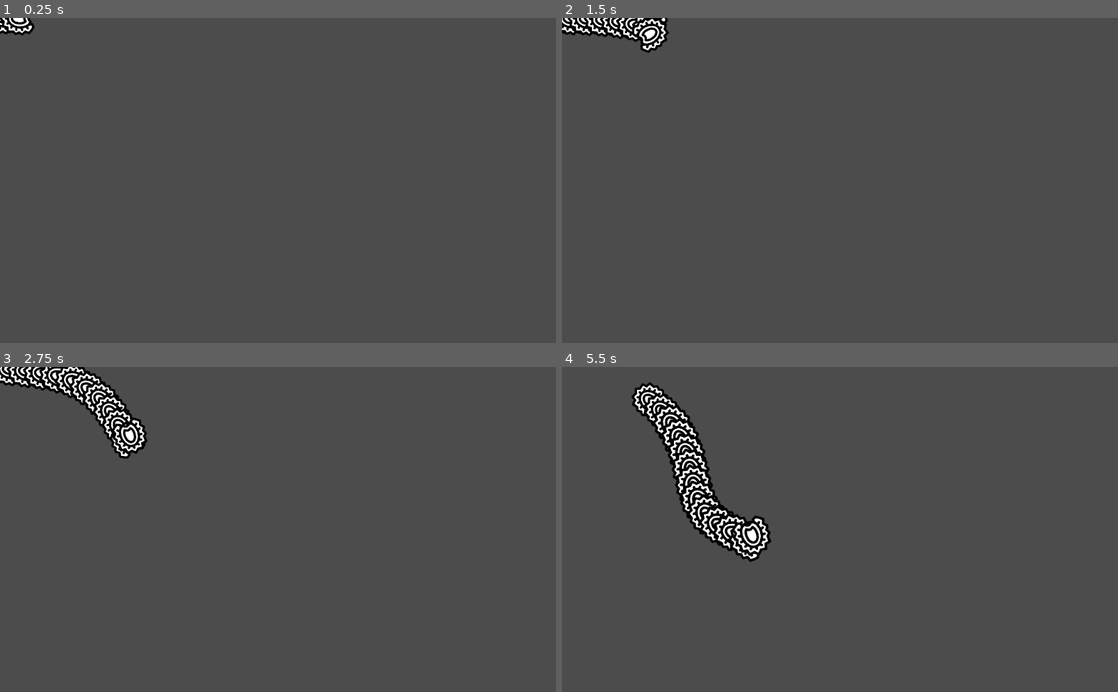
Above: before the commit, frames 1-4 (two rows, left to right).
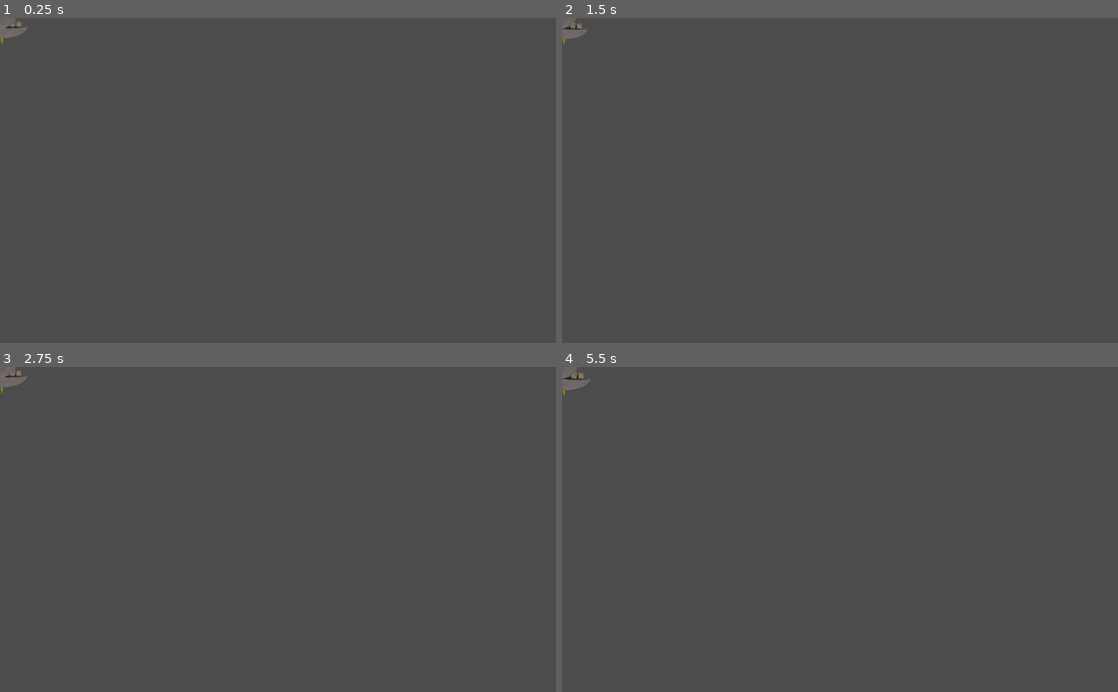
Above: after the commit, the same moments.

Repository: bradley-mcfadden/worms
Game: Godot game, scene res://worm/spawn.tscn
Two runs of this game, one before a commit and one after it. Both use one fixed random seed, a clock stepped at 60 frames per second and the inputs below.
Inputs (mouse positions are in pixels of both pictures, inside the frame that each line leads up to):
- Up to frame 1 (0.25 s): no input
- Up to frame 2 (1.5 s): move the mouse to (962, 164) at 0.52 s; hold Right (ui_right) 0.53-1.28 s; tap Space (add_segment) at 0.6, 1.35 s; move the mouse to (728, 196) at 1.27 s; hold Down (ui_down) from 1.28 s (still down)
- Up to frame 3 (2.75 s): move the mouse to (333, 458) at 2.02 s; release Down (ui_down) at 2.03 s; hold Right (ui_right) from 2.03 s (still down); tap Space (add_segment) at 2.1 s
- Up to frame 4 (5.5 s): move the mouse to (812, 594) at 2.77 s; release Right (ui_right) at 2.78 s; hold = (scale_up) 2.78-3.53 s; tap Space (add_segment) every 0.75 s from 2.85 to 5.1 s; move the mouse to (1006, 578) at 3.52 s; hold Left (ui_left) 3.53-5.03 s; move the mouse to (673, 480) at 4.27 s; move the mouse to (867, 529) at 5.02 s; hold Down (ui_down) from 5.03 s (still down)

The runs differ from the first frame. In frame 1, 0.3% of the frame differs, in the area x 0-7%, y 0-8%; in frame 2, 1.2%; in frame 3, 2.5%; in frame 4, 4.2%, in the area x 0-38%, y 0-61%.

Commit message:
Working lighting demo.

Diff:
--- /dev/null
+++ b/worm – kópia/abilities/Boost.tscn
@@ -0,0 +1,17 @@
+[gd_scene load_steps=2 format=2]
+
+[ext_resource path="res://abilities/boost.gd" type="Script" id=1]
+
+[node name="BoostAbility" type="Node"]
+script = ExtResource( 1 )
+
+[node name="Duration" type="Timer" parent="."]
+wait_time = 2.0
+one_shot = true
+
+[node name="Cooldown" type="Timer" parent="."]
+wait_time = 5.0
+one_shot = true
+
+[connection signal="timeout" from="Duration" to="." method="_on_Duration_timeout"]
+[connection signal="timeout" from="Cooldown" to="." method="_on_Cooldown_timeout"]
--- /dev/null
+++ b/worm – kópia/abilities/DummyAbility.tscn
@@ -0,0 +1,6 @@
+[gd_scene load_steps=2 format=2]
+
+[ext_resource path="res://abilities/ability.gd" type="Script" id=1]
+
+[node name="DummyAbility" type="Node"]
+script = ExtResource( 1 )
--- /dev/null
+++ b/worm – kópia/abilities/ability.gd
@@ -0,0 +1,8 @@
+extends Node
+
+class_name Ability
+
+var parent
+
+func invoke():
+	pass
--- /dev/null
+++ b/worm – kópia/abilities/boost.gd
@@ -0,0 +1,22 @@
+extends Ability
+
+var is_ready = true
+
+export (int) var factor = 2
+
+func invoke():
+	if is_ready:
+		parent.max_speed *= 2
+		parent.acc *= 2
+		is_ready = false
+		$Duration.start()
+
+
+func _on_Duration_timeout():
+	parent.max_speed /= 2
+	parent.acc /= 2
+	$Cooldown.start()
+
+
+func _on_Cooldown_timeout():
+	is_ready = true
--- a/worm – kópia/project.godot
+++ b/worm – kópia/project.godot
@@ -8,59 +8,91 @@
 
 config_version=4
 
-_global_script_classes=[  ]
+_global_script_classes=[ {
+"base": "Node",
+"class": "Ability",
+"language": "GDScript",
+"path": "res://abilities/ability.gd"
+}, {
+"base": "Area2D",
+"class": "Segment",
+"language": "GDScript",
+"path": "res://worm/segment.gd"
+} ]
 _global_script_class_icons={
+"Ability": "",
+"Segment": ""
 }
 
 [application]
 
 config/name="worm"
-run/main_scene="res://worm/spawn.tscn"
+run/main_scene="res://worm/Spawn.tscn"
 config/icon="res://icon.png"
 
 [input]
 
 ui_left={
 "deadzone": 0.5,
-"events": [ Object(InputEventKey,"resource_local_to_scene":false,"resource_name":"","device":0,"alt":false,"shift":false,"control":false,"meta":false,"command":false,"pressed":false,"scancode":16777231,"physical_scancode":0,"unicode":0,"echo":false,"script":null)
+"events": [ Object(InputEventKey,"resource_local_to_scene":false,"resource_name":"","device":0,"alt":false,"shift":false,"control":false,"meta":false,"command":false,"pressed":false,"scancode":16777231,"unicode":0,"echo":false,"script":null)
 , Object(InputEventJoypadButton,"resource_local_to_scene":false,"resource_name":"","device":0,"button_index":14,"pressure":0.0,"pressed":false,"script":null)
-, Object(InputEventKey,"resource_local_to_scene":false,"resource_name":"","device":0,"alt":false,"shift":false,"control":false,"meta":false,"command":false,"pressed":false,"scancode":65,"physical_scancode":0,"unicode":0,"echo":false,"script":null)
+, Object(InputEventKey,"resource_local_to_scene":false,"resource_name":"","device":0,"alt":false,"shift":false,"control":false,"meta":false,"command":false,"pressed":false,"scancode":65,"unicode":0,"echo":false,"script":null)
  ]
 }
 ui_right={
 "deadzone": 0.5,
-"events": [ Object(InputEventKey,"resource_local_to_scene":false,"resource_name":"","device":0,"alt":false,"shift":false,"control":false,"meta":false,"command":false,"pressed":false,"scancode":16777233,"physical_scancode":0,"unicode":0,"echo":false,"script":null)
+"events": [ Object(InputEventKey,"resource_local_to_scene":false,"resource_name":"","device":0,"alt":false,"shift":false,"control":false,"meta":false,"command":false,"pressed":false,"scancode":16777233,"unicode":0,"echo":false,"script":null)
 , Object(InputEventJoypadButton,"resource_local_to_scene":false,"resource_name":"","device":0,"button_index":15,"pressure":0.0,"pressed":false,"script":null)
-, Object(InputEventKey,"resource_local_to_scene":false,"resource_name":"","device":0,"alt":false,"shift":false,"control":false,"meta":false,"command":false,"pressed":false,"scancode":68,"physical_scancode":0,"unicode":0,"echo":false,"script":null)
+, Object(InputEventKey,"resource_local_to_scene":false,"resource_name":"","device":0,"alt":false,"shift":false,"control":false,"meta":false,"command":false,"pressed":false,"scancode":68,"unicode":0,"echo":false,"script":null)
  ]
 }
 ui_up={
 "deadzone": 0.5,
-"events": [ Object(InputEventKey,"resource_local_to_scene":false,"resource_name":"","device":0,"alt":false,"shift":false,"control":false,"meta":false,"command":false,"pressed":false,"scancode":16777232,"physical_scancode":0,"unicode":0,"echo":false,"script":null)
+"events": [ Object(InputEventKey,"resource_local_to_scene":false,"resource_name":"","device":0,"alt":false,"shift":false,"control":false,"meta":false,"command":false,"pressed":false,"scancode":16777232,"unicode":0,"echo":false,"script":null)
 , Object(InputEventJoypadButton,"resource_local_to_scene":false,"resource_name":"","device":0,"button_index":12,"pressure":0.0,"pressed":false,"script":null)
-, Object(InputEventKey,"resource_local_to_scene":false,"resource_name":"","device":0,"alt":false,"shift":false,"control":false,"meta":false,"command":false,"pressed":false,"scancode":87,"physical_scancode":0,"unicode":0,"echo":false,"script":null)
+, Object(InputEventKey,"resource_local_to_scene":false,"resource_name":"","device":0,"alt":false,"shift":false,"control":false,"meta":false,"command":false,"pressed":false,"scancode":87,"unicode":0,"echo":false,"script":null)
  ]
 }
 ui_down={
 "deadzone": 0.5,
-"events": [ Object(InputEventKey,"resource_local_to_scene":false,"resource_name":"","device":0,"alt":false,"shift":false,"control":false,"meta":false,"command":false,"pressed":false,"scancode":16777234,"physical_scancode":0,"unicode":0,"echo":false,"script":null)
+"events": [ Object(InputEventKey,"resource_local_to_scene":false,"resource_name":"","device":0,"alt":false,"shift":false,"control":false,"meta":false,"command":false,"pressed":false,"scancode":16777234,"unicode":0,"echo":false,"script":null)
 , Object(InputEventJoypadButton,"resource_local_to_scene":false,"resource_name":"","device":0,"button_index":13,"pressure":0.0,"pressed":false,"script":null)
-, Object(InputEventKey,"resource_local_to_scene":false,"resource_name":"","device":0,"alt":false,"shift":false,"control":false,"meta":false,"command":false,"pressed":false,"scancode":83,"physical_scancode":0,"unicode":0,"echo":false,"script":null)
+, Object(InputEventKey,"resource_local_to_scene":false,"resource_name":"","device":0,"alt":false,"shift":false,"control":false,"meta":false,"command":false,"pressed":false,"scancode":83,"unicode":0,"echo":false,"script":null)
  ]
 }
 add_segment={
 "deadzone": 0.5,
-"events": [ Object(InputEventKey,"resource_local_to_scene":false,"resource_name":"","device":0,"alt":false,"shift":false,"control":false,"meta":false,"command":false,"pressed":false,"scancode":0,"physical_scancode":32,"unicode":0,"echo":false,"script":null)
+"events": [ Object(InputEventKey,"resource_local_to_scene":false,"resource_name":"","device":0,"alt":false,"shift":false,"control":false,"meta":false,"command":false,"pressed":false,"scancode":32,"unicode":0,"echo":false,"script":null)
  ]
 }
 scale_up={
 "deadzone": 0.5,
-"events": [ Object(InputEventKey,"resource_local_to_scene":false,"resource_name":"","device":0,"alt":false,"shift":false,"control":false,"meta":false,"command":false,"pressed":false,"scancode":0,"physical_scancode":61,"unicode":0,"echo":false,"script":null)
+"events": [ Object(InputEventKey,"resource_local_to_scene":false,"resource_name":"","device":0,"alt":false,"shift":false,"control":false,"meta":false,"command":false,"pressed":false,"scancode":61,"unicode":0,"echo":false,"script":null)
  ]
 }
 scale_down={
 "deadzone": 0.5,
-"events": [ Object(InputEventKey,"resource_local_to_scene":false,"resource_name":"","device":0,"alt":false,"shift":false,"control":false,"meta":false,"command":false,"pressed":false,"scancode":0,"physical_scancode":45,"unicode":0,"echo":false,"script":null)
+"events": [ Object(InputEventKey,"resource_local_to_scene":false,"resource_name":"","device":0,"alt":false,"shift":false,"control":false,"meta":false,"command":false,"pressed":false,"scancode":45,"unicode":0,"echo":false,"script":null)
+ ]
+}
+ability1={
+"deadzone": 0.5,
+"events": [ Object(InputEventKey,"resource_local_to_scene":false,"resource_name":"","device":0,"alt":false,"shift":false,"control":false,"meta":false,"command":false,"pressed":false,"scancode":49,"unicode":0,"echo":false,"script":null)
+ ]
+}
+ability2={
+"deadzone": 0.5,
+"events": [ Object(InputEventKey,"resource_local_to_scene":false,"resource_name":"","device":0,"alt":false,"shift":false,"control":false,"meta":false,"command":false,"pressed":false,"scancode":50,"unicode":0,"echo":false,"script":null)
+ ]
+}
+ability3={
+"deadzone": 0.5,
+"events": [ Object(InputEventKey,"resource_local_to_scene":false,"resource_name":"","device":0,"alt":false,"shift":false,"control":false,"meta":false,"command":false,"pressed":false,"scancode":51,"unicode":0,"echo":false,"script":null)
+ ]
+}
+ability4={
+"deadzone": 0.5,
+"events": [ Object(InputEventKey,"resource_local_to_scene":false,"resource_name":"","device":0,"alt":false,"shift":false,"control":false,"meta":false,"command":false,"pressed":false,"scancode":52,"unicode":0,"echo":false,"script":null)
  ]
 }
 
--- /dev/null
+++ b/worm – kópia/worm/Head.gd
@@ -0,0 +1,13 @@
+extends "res://worm/segment.gd"
+
+var anim_player:AnimationPlayer
+
+const IDLE = "idle"
+const MOUTH_CHOMP = "mouth_chomp"
+const MOUTH_OPEN_WIDE = "mouth_open_wide"
+const CHOMP_TO_IDLE = "chomp_to_idle"
+
+# Called when the node enters the scene tree for the first time.
+func _ready():
+	anim_player = $AnimationPlayer
+	anim_player.play(IDLE)
--- /dev/null
+++ b/worm – kópia/worm/Head.tscn
@@ -0,0 +1,99 @@
+[gd_scene load_steps=10 format=2]
+
+[ext_resource path="res://worm/Head.gd" type="Script" id=1]
+[ext_resource path="res://img/worm/ss.png" type="Texture" id=2]
+[ext_resource path="res://img/worm/ss_n.png" type="Texture" id=3]
+[ext_resource path="res://worm/worm.tres" type="Material" id=4]
+
+[sub_resource type="CircleShape2D" id=1]
+
+[sub_resource type="Animation" id=2]
+resource_name = "chomp_to_idle"
+length = 0.333333
+step = 0.0416667
+tracks/0/type = "value"
+tracks/0/path = NodePath("image:frame")
+tracks/0/interp = 1
+tracks/0/loop_wrap = true
+tracks/0/imported = false
+tracks/0/enabled = true
+tracks/0/keys = {
+"times": PoolRealArray( 0, 0.0416667, 0.0833333, 0.125, 0.166667, 0.208333, 0.25, 0.291667 ),
+"transitions": PoolRealArray( 1, 1, 1, 1, 1, 1, 1, 1 ),
+"update": 1,
+"values": [ 0, 1, 2, 3, 4, 5, 6, 7 ]
+}
+
+[sub_resource type="Animation" id=3]
+resource_name = "idle"
+loop = true
+step = 0.0416667
+tracks/0/type = "value"
+tracks/0/path = NodePath("image:frame")
+tracks/0/interp = 1
+tracks/0/loop_wrap = true
+tracks/0/imported = false
+tracks/0/enabled = true
+tracks/0/keys = {
+"times": PoolRealArray( 0, 0.0416667, 0.0833333, 0.125, 0.166667, 0.208333, 0.25, 0.291667, 0.333333, 0.375, 0.416667, 0.458333, 0.5, 0.541667, 0.583333, 0.625, 0.666667, 0.708333, 0.75, 0.791667, 0.833333, 0.875, 0.916667, 0.958333 ),
+"transitions": PoolRealArray( 1, 1, 1, 1, 1, 1, 1, 1, 1, 1, 1, 1, 1, 1, 1, 1, 1, 1, 1, 1, 1, 1, 1, 1 ),
+"update": 1,
+"values": [ 8, 9, 10, 11, 12, 13, 14, 15, 16, 17, 18, 19, 20, 21, 22, 23, 24, 25, 26, 27, 28, 29, 30, 31 ]
+}
+
+[sub_resource type="Animation" id=4]
+resource_name = "mouth_chomp"
+length = 0.833333
+step = 0.0416667
+tracks/0/type = "value"
+tracks/0/path = NodePath("image:frame")
+tracks/0/interp = 1
+tracks/0/loop_wrap = true
+tracks/0/imported = false
+tracks/0/enabled = true
+tracks/0/keys = {
+"times": PoolRealArray( 0, 0.0416667, 0.0833333, 0.125, 0.166667, 0.208333, 0.25, 0.291667, 0.333333, 0.375, 0.416667, 0.458333, 0.5, 0.541667, 0.583333, 0.625, 0.666667, 0.708333, 0.75, 0.791667 ),
+"transitions": PoolRealArray( 1, 1, 1, 1, 1, 1, 1, 1, 1, 1, 1, 1, 1, 1, 1, 1, 1, 1, 1, 1 ),
+"update": 1,
+"values": [ 32, 33, 34, 35, 36, 37, 38, 39, 40, 41, 42, 43, 44, 45, 46, 47, 48, 49, 50, 50 ]
+}
+
+[sub_resource type="Animation" id=5]
+resource_name = "mouth_open_wide"
+length = 0.833333
+step = 0.0416667
+tracks/0/type = "value"
+tracks/0/path = NodePath("image:frame")
+tracks/0/interp = 1
+tracks/0/loop_wrap = true
+tracks/0/imported = false
+tracks/0/enabled = true
+tracks/0/keys = {
+"times": PoolRealArray( 0, 0.0416667, 0.0833333, 0.125, 0.166667, 0.208333, 0.25, 0.291667, 0.333333, 0.375, 0.416667, 0.458333, 0.5, 0.541667, 0.583333, 0.625, 0.666667, 0.708333, 0.75, 0.791667 ),
+"transitions": PoolRealArray( 1, 1, 1, 1, 1, 1, 1, 1, 1, 1, 1, 1, 1, 1, 1, 1, 1, 1, 1, 1 ),
+"update": 1,
+"values": [ 52, 53, 54, 55, 56, 57, 58, 59, 60, 61, 62, 63, 64, 65, 66, 67, 68, 69, 70, 71 ]
+}
+
+[node name="Head" type="Area2D"]
+material = ExtResource( 4 )
+script = ExtResource( 1 )
+
+[node name="colision" type="CollisionShape2D" parent="."]
+shape = SubResource( 1 )
+
+[node name="image" type="Sprite" parent="."]
+material = ExtResource( 4 )
+rotation = 3.14159
+texture = ExtResource( 2 )
+normal_map = ExtResource( 3 )
+flip_h = true
+hframes = 9
+vframes = 9
+frame = 26
+
+[node name="AnimationPlayer" type="AnimationPlayer" parent="."]
+anims/chomp_to_idle = SubResource( 2 )
+anims/idle = SubResource( 3 )
+anims/mouth_chomp = SubResource( 4 )
+anims/mouth_open_wide = SubResource( 5 )
--- /dev/null
+++ b/worm – kópia/worm/Light2D.gd
@@ -0,0 +1,10 @@
+extends Light2D
+
+
+# Declare member variables here. Examples:
+# var a = 2
+# var b = "text"
+
+
+func _process(_delta):
+	position = get_global_mouse_position()
--- /dev/null
+++ b/worm – kópia/worm/LightTest.tscn
@@ -0,0 +1,42 @@
+[gd_scene load_steps=4 format=2]
+
+[ext_resource path="res://img/spot.png" type="Texture" id=1]
+[ext_resource path="res://img/light.png" type="Texture" id=2]
+[ext_resource path="res://worm/Spawn.tscn" type="PackedScene" id=3]
+
+[node name="Node" type="Node"]
+
+[node name="spawn" parent="." instance=ExtResource( 3 )]
+
+[node name="Light2D" type="Light2D" parent="."]
+position = Vector2( 506, 338 )
+texture = ExtResource( 2 )
+color = Color( 0.34902, 0.286275, 0, 1 )
+mode = 2
+range_layer_max = 200
+
+[node name="Sprite" type="Sprite" parent="Light2D"]
+texture = ExtResource( 1 )
+
+[node name="CanvasModulate" type="CanvasModulate" parent="."]
+color = Color( 0.588235, 0.588235, 0.588235, 1 )
+
+[node name="Light2D3" type="Light2D" parent="."]
+position = Vector2( 752, 96 )
+texture = ExtResource( 2 )
+color = Color( 0.337255, 0.00392157, 0.447059, 1 )
+range_height = 20.0
+range_layer_max = 200
+
+[node name="Sprite" type="Sprite" parent="Light2D3"]
+texture = ExtResource( 1 )
+
+[node name="Light2D2" type="Light2D" parent="."]
+position = Vector2( 100, 121 )
+texture = ExtResource( 2 )
+color = Color( 0.380392, 0, 0, 1 )
+mode = 2
+range_layer_max = 200
+
+[node name="Sprite" type="Sprite" parent="Light2D2"]
+texture = ExtResource( 1 )
--- /dev/null
+++ b/worm – kópia/worm/Tail.tscn
@@ -0,0 +1,23 @@
+[gd_scene load_steps=5 format=2]
+
+[ext_resource path="res://img/worm/tail.png" type="Texture" id=1]
+[ext_resource path="res://img/worm/tail_n.png" type="Texture" id=2]
+[ext_resource path="res://worm/segment.gd" type="Script" id=3]
+[ext_resource path="res://worm/worm.tres" type="Material" id=4]
+
+[node name="Tail" type="Area2D"]
+script = ExtResource( 3 )
+
+[node name="colision" type="CollisionPolygon2D" parent="."]
+position = Vector2( 0, 1 )
+build_mode = 1
+polygon = PoolVector2Array( 21, -18, 4, -37, -17, -45, -84, -31, -102, -19, -102, 16, -83, 29, -17, 43, 6, 35, 24, 10 )
+
+[node name="image" type="Sprite" parent="."]
+material = ExtResource( 4 )
+position = Vector2( -50, 5.96046e-08 )
+rotation = 3.14159
+scale = Vector2( 0.7, 0.7 )
+texture = ExtResource( 1 )
+normal_map = ExtResource( 2 )
+flip_h = true
--- a/worm – kópia/worm/segment.gd
+++ b/worm – kópia/worm/segment.gd
@@ -1,4 +1,7 @@
 extends Area2D
+
+class_name Segment
+
 # Yes i changed it to Area2D because kinematic isnt nessesery.
 var j1
 var j2
@@ -8,14 +11,13 @@
 func add_camera(cam):
 	add_child(cam)
 
-func move(vel, oscvel, tdelta):
+func move(vel, oscvel):
 	var rot=(j1-j2).angle()
 
 	position=j1+(j2-j1)/2
 	rotation=rot
 
 	var osc_offset = oscvel * int(sin(theta) * vel.length())
-	var osc_offset0 = oscvel * int(sin(theta-tdelta) * sqrt(vel.length()))
 	j1 += vel.rotated(rot)
 	j2 += Vector2(vel.x+base-sqrt(base*base-vel.y*vel.y), 0).rotated(rot)
 
--- a/worm – kópia/worm/segment.tscn
+++ b/worm – kópia/worm/segment.tscn
@@ -1,10 +1,13 @@
-[gd_scene load_steps=4 format=2]
+[gd_scene load_steps=6 format=2]
 
 [ext_resource path="res://worm/segment.gd" type="Script" id=1]
-[ext_resource path="res://worm/vorm_part0004.png" type="Texture" id=2]
+[ext_resource path="res://img/worm/segment.png" type="Texture" id=2]
+[ext_resource path="res://img/worm/segment_n.png" type="Texture" id=3]
+[ext_resource path="res://worm/worm.tres" type="Material" id=4]
 
-[sub_resource type="CircleShape2D" id=1]
-radius = 62.3965
+[sub_resource type="CapsuleShape2D" id=1]
+radius = 35.0
+height = 46.0
 
 [node name="segment" type="Area2D"]
 collision_layer = 31
@@ -15,6 +18,9 @@
 shape = SubResource( 1 )
 
 [node name="image" type="Sprite" parent="."]
+material = ExtResource( 4 )
 rotation = 3.14159
 scale = Vector2( 0.7, 0.7 )
 texture = ExtResource( 2 )
+normal_map = ExtResource( 3 )
+flip_h = true
--- a/worm – kópia/worm/spawn.gd
+++ b/worm – kópia/worm/spawn.gd
@@ -1,83 +1,139 @@
 extends Position2D
-var body=[]
-var rot=0
-var heading=0
-var vel=Vector2()
+
+const MAX_SPEED = 400
+const ACC = 20
+
+var body = []
+var rot = 0
+var heading = 0
+var vel = Vector2()
 #base is deafult distance betveen joints.
-var base=60
-var j1=Vector2()
+var base = 40
+var j1 = Vector2()
 var counter = 0
+var head
+var tail
 
 # fill this with camera2D node
 export (PackedScene) var camera
 export (PackedScene) var Segment
+export (PackedScene) var Head
+export (PackedScene) var Tail
 export (int) var segment_number
 export (int) var offset
 export (float) var tdelta
+export (int) var max_speed = MAX_SPEED
+export (int) var acc = ACC
+export (float) var speed_decay = 0.95
+
 
 func _ready():
 #this loop will set segments properties.Ewiy segment can have diferent base,scale...
 	for i in range(segment_number):
-		var segment=Segment.instance()
+		var segment
+		if i == 0:
+			segment = Head.instance()
+			head = segment
+		elif i == segment_number - 1:
+			segment = Tail.instance()
+			tail = segment
+		else:
+			segment = Segment.instance()
 		add_child(segment)
-		segment.base=base
-		segment.j1=j1
-		j1=Vector2(j1.x-base, 0)
-		segment.j2=j1
+		segment.base = base
+		segment.j1 = j1
+		j1=Vector2(j1.x - base, 0)
+		segment.j2 = j1
 		body.append(segment)
 #	this revers order of segments in three
 	for i in body:
-		move_child(i,0)
+		move_child(i, 0)
 	if camera:
 #		you can also manipulate with segments this wey
 		body[0].add_camera(camera.instance())
+
+	for ability in $AbilitiesContainer.get_children():
+		ability.parent = self
+
 
 func _draw():
 	for segment in body:
 		draw_line(segment.j1, segment.j2, Color.red)
 
-func _process(delta):
+
+func _process(_delta):
 	update()
+
 
 #Do not touch this function.
 func _physics_process(delta):
-	control(delta)
-	if vel.length()>0:
-		var vel_=vel.rotated(heading)*delta
+	_control(delta)
+	if vel.length() > 0 :
+		var vel_ = vel.rotated(heading)*delta
 		var ivel = Vector2(vel.y, vel.x).normalized()
 
 		var i = counter
 		for segment in body :
-			vel_=Vector2(vel_.length(),0).rotated((segment.j1-segment.j2).angle_to(vel_))
+			vel_ = Vector2(vel_.length(), 0).rotated(
+					(segment.j1 - segment.j2).angle_to(vel_))
 			segment.theta = i
 			segment.move(vel_, ivel, tdelta)
-			vel_=Vector2(segment.base+vel_.x-sqrt(segment.base*segment.base-vel_.y*vel_.y),0).rotated(segment.rotation)
+			vel_ = Vector2(
+					segment.base + vel_.x - sqrt(
+						segment.base * segment.base - vel_.y * vel_.y), 0
+						).rotated(segment.rotation)
 			i += tdelta
 
 		counter += 0.2
 
-func control(delta):
+
+func _control(delta):
 #	This is just example just make sure you dont alaut beckvard movement.
-	vel = Vector2(400, 0)
+	if Input.is_action_pressed("ui_up"):
+		vel.x += acc
+		vel.x = vel.x if vel.x <= max_speed else vel.x * speed_decay
+	else:
+		vel *= speed_decay
 	if Input.is_action_pressed("ui_left"):
-		heading-=PI*delta*3
+		heading -= PI * delta * 3
 	elif Input.is_action_pressed("ui_right"):
-		heading+=PI*delta*3
-	elif Input.is_action_just_pressed("add_segment"):
+		heading += PI * delta * 3
+	if Input.is_action_just_pressed("add_segment"):
 		add_segment()
 		# split()
-	elif Input.is_action_just_pressed("scale_up"):
+	if Input.is_action_just_pressed("scale_up"):
 		scale(1.1)
+	for i in range(0, 4):
+		if Input.is_action_pressed("ability" + str(i + 1)):
+			$AbilitiesContainer.get_child(i).invoke()
 
 func add_segment():
+	# var last = body.back()
+	var last2 = body[body.size()-2]
+	# var new_tail = Tail.instance()
+	# new_tail.base = base
+	# new_tail.j1 = last.j2
+	# new_tail.j2 = new_tail.j1 + last.j2 - last.j1
+	var new_seg = Segment.instance()
+	new_seg.base = base
+	new_seg.j1 = last2.j2
+	new_seg.j2 = new_seg.j1 + last2.j2 - last2.j1
+	#last.free()
+	body.pop_back().free()
+	body.append(new_seg)
+	add_child(new_seg)
+	move_child(new_seg, 0)
+
 	var last = body.back()
-	var segment = Segment.instance()
-	segment.base = base
-	segment.j1 = last.j2
-	segment.j2 = segment.j1 + last.j2 - last.j1
-	body.append(segment)
-	add_child(segment)
-	move_child(segment, 0)
+	var new_tail = Tail.instance()
+	new_tail.base = base
+	new_tail.j1 = last.j2
+	new_tail.j2 = new_tail.j1 + last.j2 - last.j1
+	# last.free()
+	body.append(new_tail)
+	add_child(new_tail)
+	move_child(new_tail, 0)
+
 
 func scale(factor):
 	var j2 = null
@@ -98,3 +154,12 @@
 		destroyed_parts.append(body.pop_back())
 
 	return destroyed_parts
+
+func apply_boost_speed():
+	max_speed = max_speed * 2
+	acc = acc * 2
+	$BoostTimer.start()
+
+func reset_boost_speed():
+	max_speed *= 0.5
+	acc *= 0.5
--- a/worm – kópia/worm/spawn.tscn
+++ b/worm – kópia/worm/spawn.tscn
@@ -1,15 +1,28 @@
-[gd_scene load_steps=3 format=2]
+[gd_scene load_steps=7 format=2]
 
-[ext_resource path="res://worm/spawn.gd" type="Script" id=1]
-[ext_resource path="res://worm/segment.tscn" type="PackedScene" id=3]
+[ext_resource path="res://abilities/DummyAbility.tscn" type="PackedScene" id=1]
+[ext_resource path="res://worm/Segment.tscn" type="PackedScene" id=2]
+[ext_resource path="res://abilities/Boost.tscn" type="PackedScene" id=3]
+[ext_resource path="res://worm/spawn.gd" type="Script" id=4]
+[ext_resource path="res://worm/Head.tscn" type="PackedScene" id=5]
+[ext_resource path="res://worm/Tail.tscn" type="PackedScene" id=6]
 
 [node name="spawn" type="Position2D"]
 scale = Vector2( 0.5, 0.5 )
-script = ExtResource( 1 )
-__meta__ = {
-"_edit_group_": true
-}
-Segment = ExtResource( 3 )
-segment_number = 10
+script = ExtResource( 4 )
+Segment = ExtResource( 2 )
+Head = ExtResource( 5 )
+Tail = ExtResource( 6 )
+segment_number = 30
 offset = 2
 tdelta = 0.75
+
+[node name="AbilitiesContainer" type="Node" parent="."]
+
+[node name="BoostAbility" parent="AbilitiesContainer" instance=ExtResource( 3 )]
+
+[node name="DummyAbility3" parent="AbilitiesContainer" instance=ExtResource( 1 )]
+
+[node name="DummyAbility2" parent="AbilitiesContainer" instance=ExtResource( 1 )]
+
+[node name="DummyAbility" parent="AbilitiesContainer" instance=ExtResource( 1 )]
--- /dev/null
+++ b/worm – kópia/worm/worm.tres
@@ -0,0 +1,13 @@
+[gd_resource type="ShaderMaterial" load_steps=2 format=2]
+
+[sub_resource type="Shader" id=1]
+code = "shader_type canvas_item;
+
+void fragment() {
+	//NORMALMAP *= -1.0;
+}
+
+"
+
+[resource]
+shader = SubResource( 1 )
Binary file added: worm – kópia/icon.png
Binary file added: worm – kópia/img/light.png
Not shown, added: worm – kópia/img/light.png.import
Binary file added: worm – kópia/img/spot.png
Not shown, added: worm – kópia/img/spot.png.import
Binary file added: worm – kópia/img/worm/segment.png
Not shown, added: worm – kópia/img/worm/segment.png.import
Binary file added: worm – kópia/img/worm/segment_n.png
Not shown, added: worm – kópia/img/worm/segment_n.png.import
Binary file added: worm – kópia/img/worm/ss.png
Not shown, added: worm – kópia/img/worm/ss.png.import
Binary file added: worm – kópia/img/worm/ss_n.png
(and 5 more such lines)
